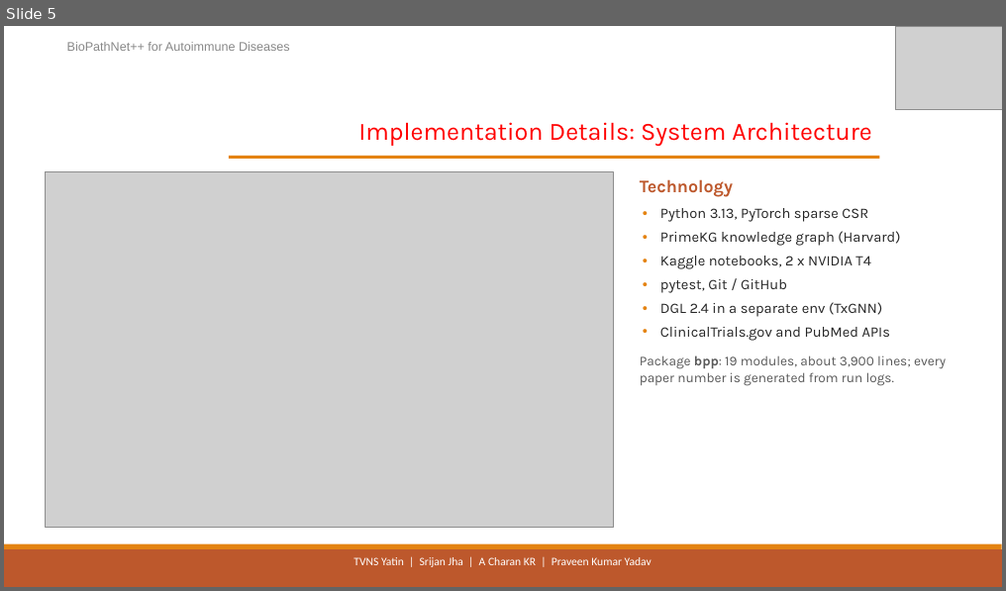
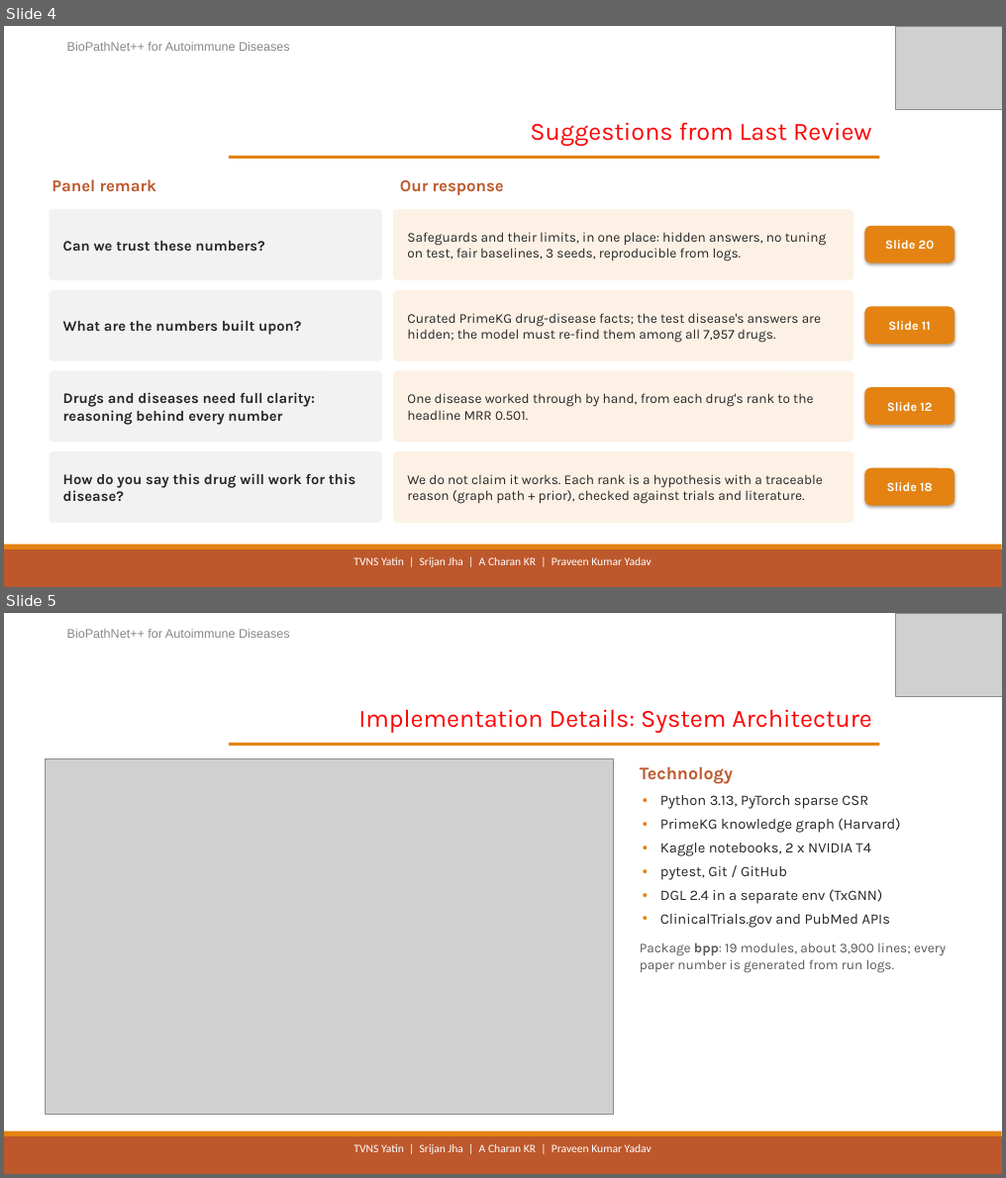
Before and after one commit to SaiYatin/Capstone_Drug_Repurposing_Project, a slide deck: outputs/capstone_review3/BioPathNet++_Review3.pptx. Shown one above the other, each under a label of ours: slide 5 before the commit, slides 4 and 5 after it. The pictures are 1006x591 and 1006x1178 pixels, drawn with LibreOffice and Linux fonts; fonts in the diff are those of the drawing; grey boxes stand for pictures. Boxes give left, top, right and bottom in pixels: in the first picture for what was removed or moved away, otherwise in the second. Text is boxed around its words. In the diff, an @@ line names an element or a change of style, - is before the commit and + after.

Commit message:
Review 3 deck: answer the panel's questions on where the numbers come from, how they are computed, why a drug ranks high and why they can be trusted
- four new slides (worked MRR example for myasthenia gravis from run results, path-vs-prior explanations, trust safeguards and limits)
- slide 4: panel remark -> response -> slide; 'known drug' wording; SmartCom submission and current paper status
- slide 1 unchanged

```diff
--- a/outputs/capstone_review3/BioPathNet++_Review3.pptx
+++ b/outputs/capstone_review3/BioPathNet++_Review3.pptx
@@ slide 4 added at (x1=4, y1=26, x2=1002, y2=587), background #FFFFFF; not listed: 2 template elements that a slide beside it also shows @@
@@ text added at (x1=67, y1=42, x2=290, y2=51), 12 pt, text #888888 @@
+BioPathNet++ for Autoimmune Diseases
@@ picture added at (x1=896, y1=26, x2=1002, y2=110) @@
@@ text added at (x1=530, y1=122, x2=872, y2=147), 24 pt, text #FF0000 @@
+Suggestions from Last Review
@@ rectangle added at (x1=229, y1=156, x2=880, y2=159), fill #E48312 @@
@@ text added at (x1=52, y1=179, x2=157, y2=191), 16 pt, text #BD582C, bold @@
+Panel remark
@@ text added at (x1=400, y1=180, x2=504, y2=195), 16 pt, text #BD582C, bold @@
+Our response
@@ rounded rectangle added at (x1=49, y1=209, x2=382, y2=280), fill #F2F2F2 @@
@@ rounded rectangle added at (x1=393, y1=209, x2=853, y2=280), fill #FDF1E5 @@
@@ text added at (x1=407, y1=232, x2=827, y2=262), 13 pt, text #262626 @@
+Safeguards and their limits, in one place: hidden answers, no tuning on test, fair baselines, 3 seeds, reproducible from logs.
@@ rounded rectangle added at (x1=865, y1=226, x2=954, y2=264), fill #E48312, 12 pt, text #FFFFFF, bold @@
+Slide 20
@@ text added at (x1=63, y1=241, x2=264, y2=251), 14 pt, text #262626, bold @@
+Can we trust these numbers?
@@ rounded rectangle added at (x1=49, y1=290, x2=382, y2=362), fill #F2F2F2 @@
@@ rounded rectangle added at (x1=393, y1=290, x2=853, y2=362), fill #FDF1E5 @@
@@ text added at (x1=63, y1=320, x2=301, y2=335), 14 pt, text #262626, bold @@
+What are the numbers built upon?
@@ text added at (x1=407, y1=313, x2=821, y2=343), 13 pt, text #262626 @@
+Curated PrimeKG drug-disease facts; the test disease's answers are hidden; the model must re-find them among all 7,957 drugs.
@@ rounded rectangle added at (x1=865, y1=307, x2=954, y2=344), fill #E48312, 12 pt, text #FFFFFF, bold @@
+Slide 11
@@ rounded rectangle added at (x1=49, y1=372, x2=382, y2=442), fill #F2F2F2 @@
@@ rounded rectangle added at (x1=393, y1=372, x2=853, y2=442), fill #FDF1E5 @@
@@ text added at (x1=63, y1=392, x2=315, y2=425), 14 pt, text #262626, bold @@
+Drugs and diseases need full clarity: reasoning behind every number
@@ text added at (x1=407, y1=393, x2=813, y2=420), 13 pt, text #262626 @@
+One disease worked through by hand, from each drug's rank to the headline MRR 0.501.
@@ rounded rectangle added at (x1=865, y1=387, x2=954, y2=425), fill #E48312, 12 pt, text #FFFFFF, bold @@
+Slide 12
@@ rounded rectangle added at (x1=49, y1=452, x2=382, y2=523), fill #F2F2F2 @@
@@ rounded rectangle added at (x1=393, y1=452, x2=853, y2=523), fill #FDF1E5 @@
@@ rounded rectangle added at (x1=865, y1=469, x2=954, y2=506), fill #E48312, 12 pt, text #FFFFFF, bold @@
+Slide 18
@@ text added at (x1=63, y1=473, x2=356, y2=501), 14 pt, text #262626, bold @@
+How do you say this drug will work for this disease?
@@ text added at (x1=407, y1=474, x2=823, y2=504), 13 pt, text #262626 @@
+We do not claim it works. Each rank is a hypothesis with a traceable reason (graph path + prior), checked against trials and literature.
@@ text added at (x1=353, y1=558, x2=651, y2=568), 11 pt, text #FFFFFF @@
+TVNS Yatin | Srijan Jha | A Charan KR | Praveen Kumar Yadav
```
Also in this commit, not shown: 6 slides changed, 4 other slides added, 1 slide removed, 3 other files.
